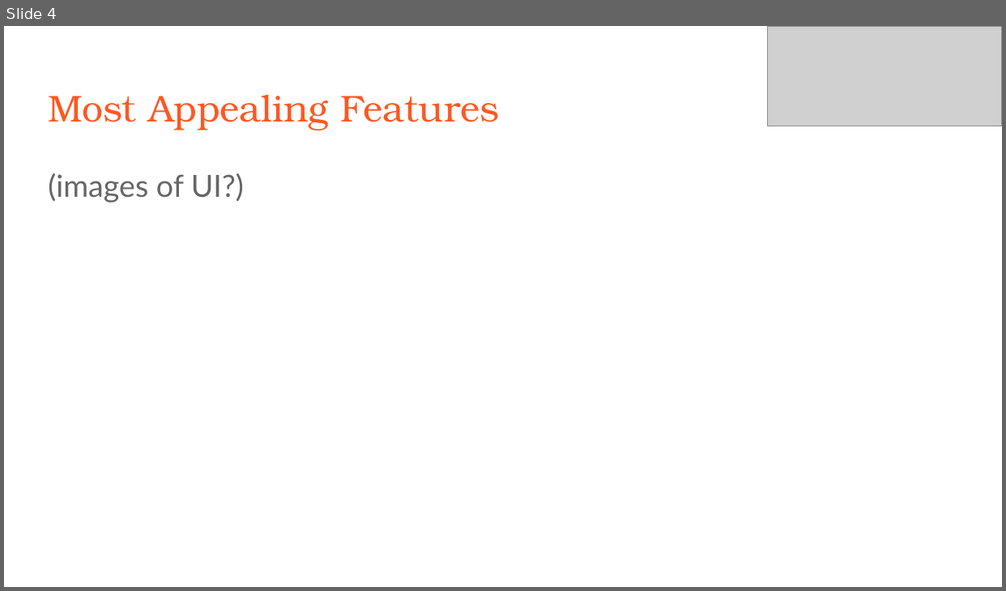
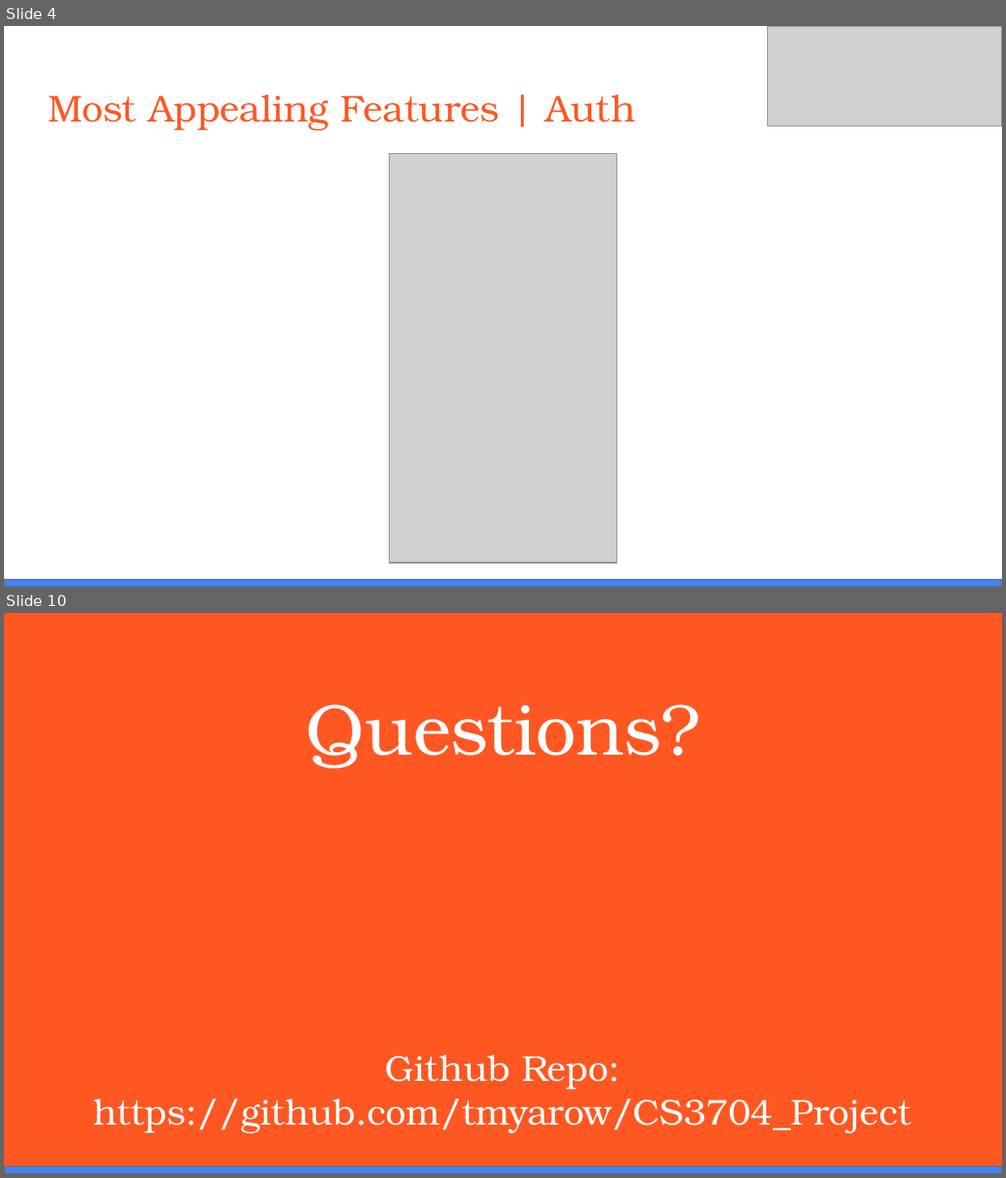
Before and after one commit to tmyarow/CS3704_Project, a slide deck: Restaurant Automation - Final Presentation.pptx. Shown one above the other, each under a label of ours: slide 4 before the commit, slides 4 and 10 after it; the slides between them are not shown. The pictures are 1006x591 and 1006x1178 pixels, drawn with LibreOffice and Linux fonts; fonts in the diff are those of the drawing; grey boxes stand for pictures. Boxes give left, top, right and bottom in pixels: in the first picture for what was removed or moved away, otherwise in the second. Text is boxed around its words. In the diff, an @@ line names an element or a change of style, - is before the commit and + after.

```diff
--- a/Restaurant Automation - Final Presentation.pptx
+++ b/Restaurant Automation - Final Presentation.pptx
@@ slide 10 added at bbox=[4, 613, 1002, 1174], background #FF5722 @@
@@ title added at bbox=[305, 705, 700, 769], 52 pt, text #FFFFFF @@
+Questions?
@@ title added at bbox=[93, 1055, 911, 1134], 26 pt, text #FFFFFF @@
+Github Repo: https://github.com/tmyarow/CS3704_Project
@@ rectangle added at bbox=[4, 1167, 1002, 1174], fill #4285F4, outline #666666 0.75 pt @@
@@ slide 4 changed as well @@
@@ title at bbox=[48, 95, 636, 130]: text changed @@
-Most Appealing Features
+Most Appealing Features | Auth
@@ picture added at bbox=[390, 154, 616, 563] @@
@@ text removed at bbox=[48, 173, 244, 203] @@
-(images of UI?)
@@ rectangle added at bbox=[4, 580, 1002, 587], fill #4285F4, outline #666666 0.75 pt @@
```
Also in this commit, not shown: 3 other slides changed, 5 other slides added, 3 slides removed.
